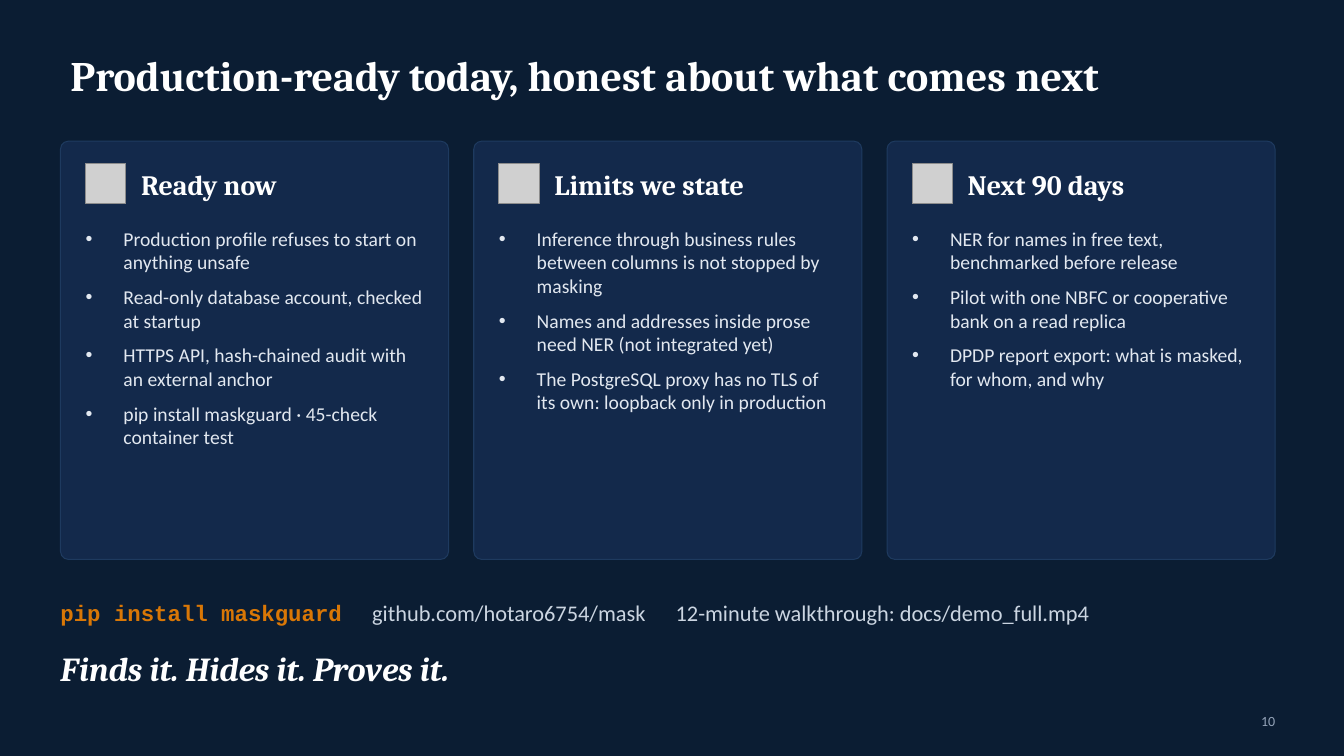
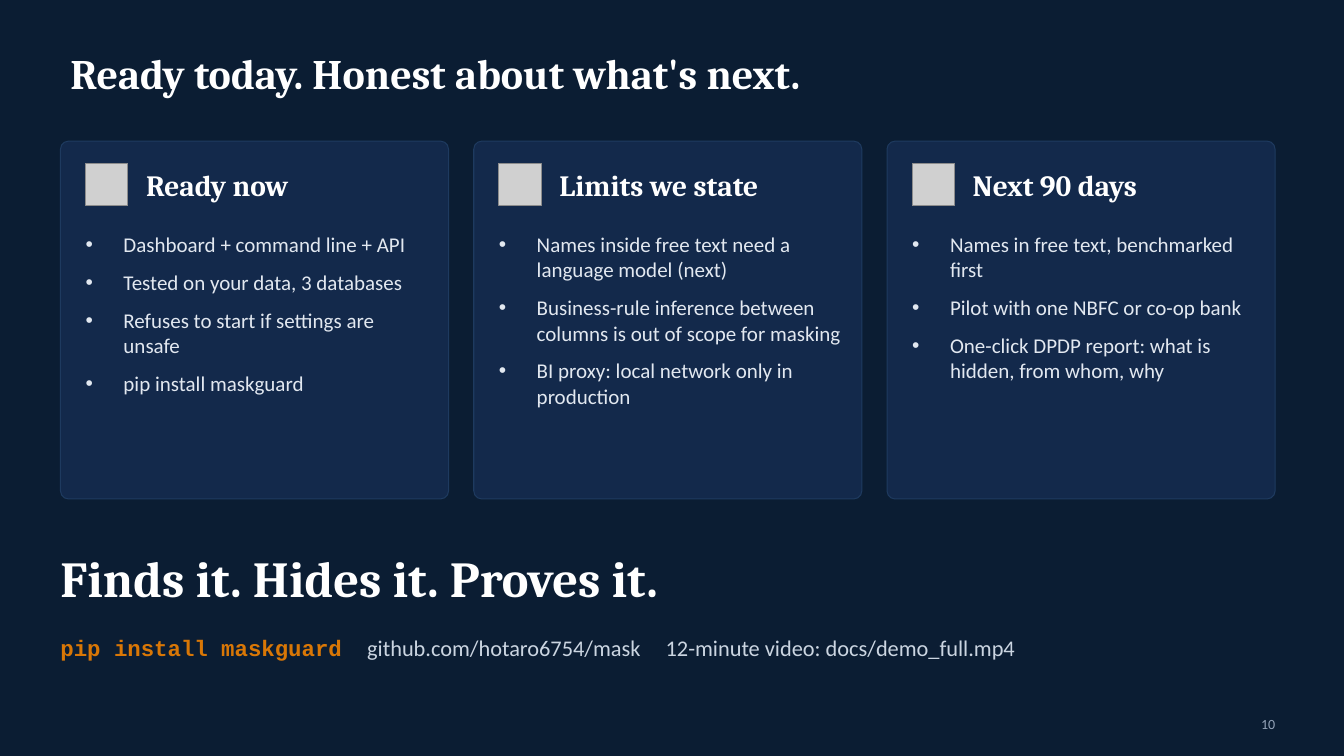
Before and after one commit to hotaro6754/mask, a slide deck: slide 10 of docs/MaskGuard_Final_Deck.pptx. Drawn at 1344x756 pixels with LibreOffice and Linux fonts; fonts in the diff are those of the drawing; grey boxes stand for pictures. Boxes give left, top, right and bottom in pixels: in the first picture for what was removed or moved away, otherwise in the second. Text is boxed around its words. In the diff, an @@ line names an element or a change of style, - is before the commit and + after.

```diff
--- a/docs/MaskGuard_Final_Deck.pptx
+++ b/docs/MaskGuard_Final_Deck.pptx
@@ title at (x1=70, y1=59, x2=801, y2=99): text changed @@
-Production-ready today, honest about what comes next
+Ready today. Honest about what's next.
@@ rounded rectangle resized from (x1=60, y1=141, x2=449, y2=560) to (x1=60, y1=141, x2=449, y2=499) @@
@@ proportions changed in 3 elements at (x1=60, y1=141, x2=449, y2=499), (x1=887, y1=141, x2=1275, y2=499), (x1=474, y1=141, x2=862, y2=499) @@
@@ rounded rectangle resized from (x1=474, y1=141, x2=862, y2=560) to (x1=474, y1=141, x2=862, y2=499) @@
@@ rounded rectangle resized from (x1=887, y1=141, x2=1275, y2=560) to (x1=887, y1=141, x2=1275, y2=499) @@
@@ size 20 to 21 pt in 3 elements at (x1=559, y1=175, x2=759, y2=197), (x1=973, y1=175, x2=1137, y2=202), (x1=146, y1=175, x2=289, y2=202) @@
@@ text at (x1=123, y1=237, x2=405, y2=395): text changed; size 14 to 15 pt @@
-• Production profile refuses to start on anything unsafe
-• Read-only database account, checked at startup
-• HTTPS API, hash-chained audit with an external anchor
-• pip install maskguard · 45-check container test
+• Dashboard + command line + API
+• Tested on your data, 3 databases
+• Refuses to start if settings are unsafe
+• pip install maskguard
@@ text at (x1=537, y1=237, x2=840, y2=408): text changed; size 14 to 15 pt @@
-• Inference through business rules between columns is not stopped by masking
-• Names and addresses inside prose need NER (not integrated yet)
-• The PostgreSQL proxy has no TLS of its own: loopback only in production
+• Names inside free text need a language model (next)
+• Business-rule inference between columns is out of scope for masking
+• BI proxy: local network only in production
@@ text at (x1=950, y1=237, x2=1242, y2=382): text changed; size 14 to 15 pt @@
-• NER for names in free text, benchmarked before release
-• Pilot with one NBFC or cooperative bank on a read replica
-• DPDP report export: what is masked, for whom, and why
+• Names in free text, benchmarked first
+• Pilot with one NBFC or co-op bank
+• One-click DPDP report: what is hidden, from whom, why
@@ text "Finds it. Hides it. Proves ..." moved from (x1=60, y1=657, x2=449, y2=682) to (x1=60, y1=562, x2=658, y2=598) @@
@@ text "Finds it. Hides it. Proves ..." at (x1=60, y1=562, x2=658, y2=598): size 24 to 36 pt, italic off @@
@@ text at (x1=60, y1=640, x2=1015, y2=661): text changed @@
-pip install maskguard github.com/hotaro6754/mask 12-minute walkthrough: docs/demo_full.mp4
+pip install maskguard github.com/hotaro6754/mask 12-minute video: docs/demo_full.mp4
```
Also in this commit, not shown: 4 other slides changed, 5 slides added, 5 slides removed, 2 other files.
